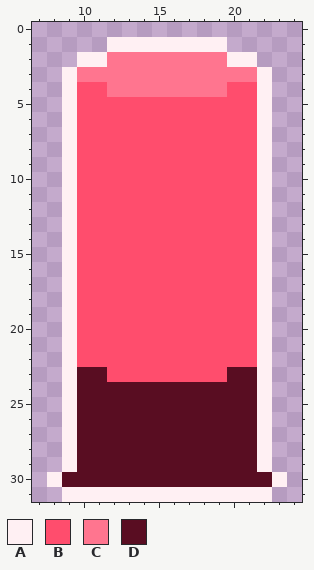
A pixel-art sprite gets an edit: project/assets/buckshot_ui.png. Above: the version before the commit.
The file is 32x32 pixels. Shown: x 7..24, y 0..31.
Palette (. is transparent): A #fff0f3  B #ff4d6d  C #ff758f  D #590d22
Pixels before, first column x 8:
 1 ....AAAAAAAA....
 2 ..AACCCCCCCCAA..
 3 .ACCCCCCCCCCCCA.
 4 .ABBCCCCCCCCBBA.
 5 .ABBBBBBBBBBBBA.
 6 .ABBBBBBBBBBBBA.
 7 .ABBBBBBBBBBBBA.
 8 .ABBBBBBBBBBBBA.
 9 .ABBBBBBBBBBBBA.
10 .ABBBBBBBBBBBBA.
11 .ABBBBBBBBBBBBA.
12 .ABBBBBBBBBBBBA.
13 .ABBBBBBBBBBBBA.
14 .ABBBBBBBBBBBBA.
15 .ABBBBBBBBBBBBA.
16 .ABBBBBBBBBBBBA.
17 .ABBBBBBBBBBBBA.
18 .ABBBBBBBBBBBBA.
19 .ABBBBBBBBBBBBA.
20 .ABBBBBBBBBBBBA.
21 .ABBBBBBBBBBBBA.
22 .ABBBBBBBBBBBBA.
23 .ADDBBBBBBBBDDA.
24 .ADDDDDDDDDDDDA.
25 .ADDDDDDDDDDDDA.
26 .ADDDDDDDDDDDDA.
27 .ADDDDDDDDDDDDA.
28 .ADDDDDDDDDDDDA.
29 .ADDDDDDDDDDDDA.
30 ADDDDDDDDDDDDDDA
31 .AAAAAAAAAAAAAA.
The same view after the edit:
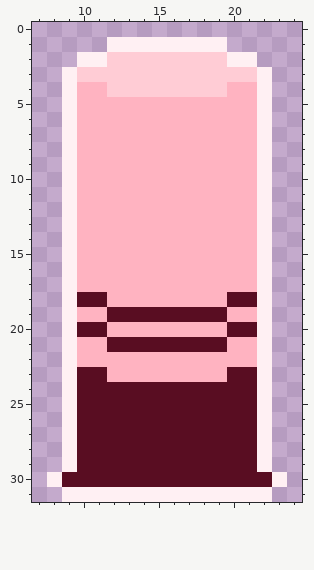
The exact change:
Colour B changes from #ff4d6d to #ffb3c1.
Colour C changes from #ff758f to #ffccd5.
Colour B gives way to colour D in row 18 at x 10 to 11 and 20 to 21; in row 19 at x 12 to 19; in row 20 at x 10 to 11 and 20 to 21; in row 21 at x 12 to 19.
